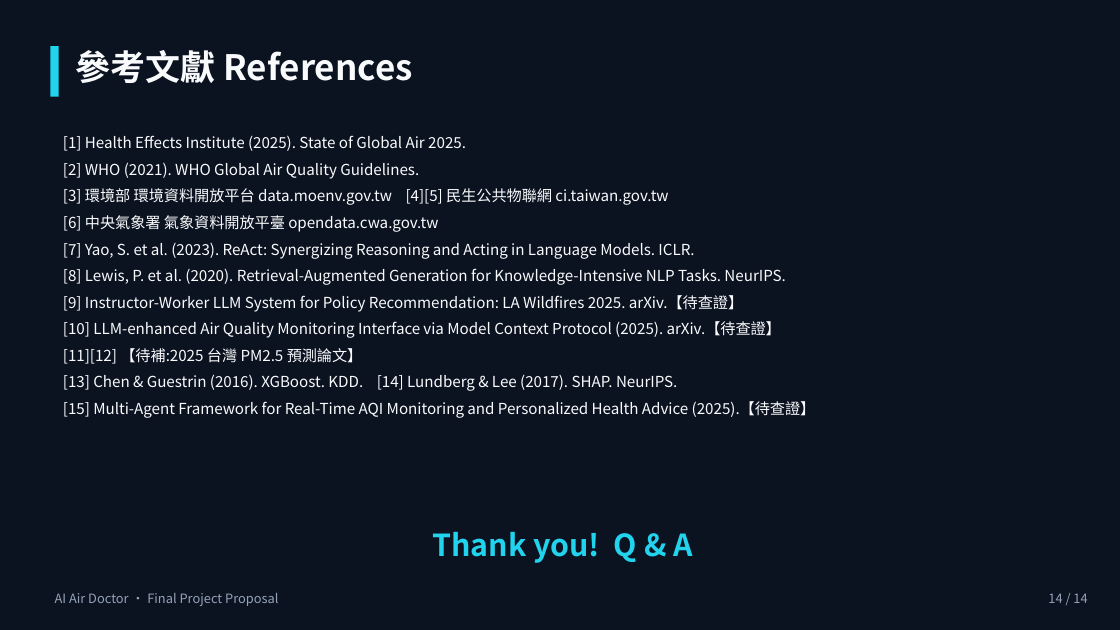
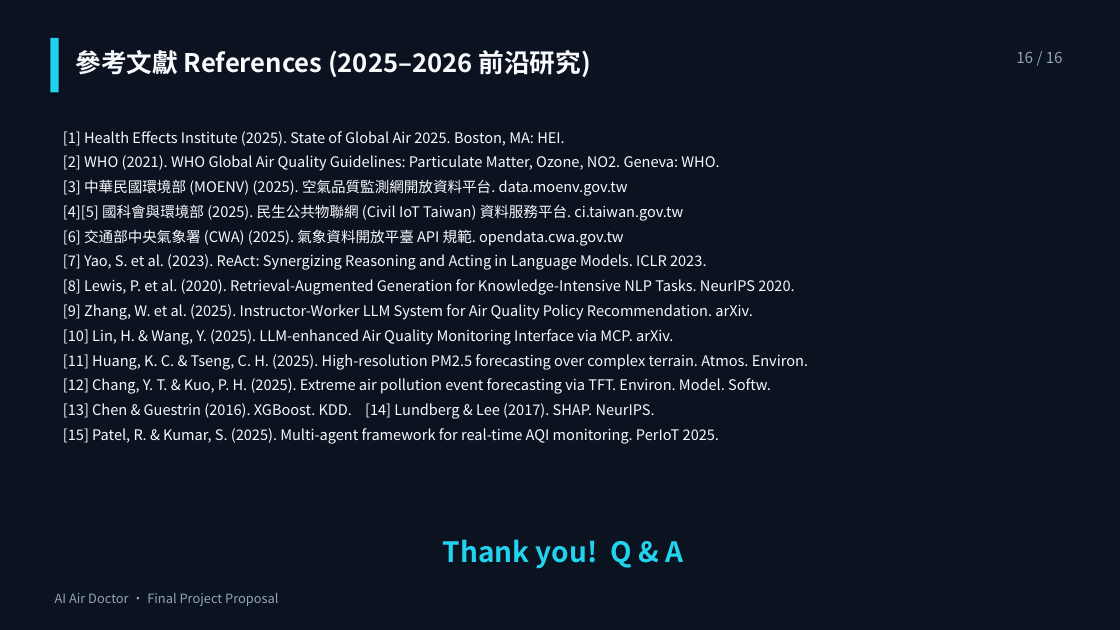
Before and after one commit to aghoniln/IOT_group_proposal, a slide deck: slide 16 of docs/Proposal_AI_Air_Doctor.pptx (slide 14 before the commit). Drawn at 1120x630 pixels with LibreOffice and Linux fonts; fonts in the diff are those of the drawing. Boxes give left, top, right and bottom in pixels: in the first picture for what was removed or moved away, otherwise in the second. Text is boxed around its words. In the diff, an @@ line names an element or a change of style, - is before the commit and + after.

```diff
--- a/docs/Proposal_AI_Air_Doctor.pptx
+++ b/docs/Proposal_AI_Air_Doctor.pptx
@@ background #0B1220 to #FFFFFF @@
@@ rectangle added at [0, 0, 1120, 630], fill #0B1220 @@
@@ rectangle: place and size @@
-rectangle at [50, 46, 59, 97]
+rectangle at [50, 38, 59, 92]
@@ rectangle at [50, 38, 59, 92]: shadow on @@
@@ text at [76, 50, 591, 77]: text changed; size 30 to 22 pt @@
-參考文獻 References
+參考文獻 References (2025–2026 前沿研究)
@@ text added at [1016, 51, 1063, 63], 13 pt, text #94A3B8 @@
+16 / 16
@@ text at [63, 131, 808, 394]: text changed; size 13 to 12.5 pt @@
-[1] Health Effects Institute (2025). State of Global Air 2025.
-[2] WHO (2021). WHO Global Air Quality Guidelines.
-[3] 環境部 環境資料開放平台 data.moenv.gov.tw [4][5] 民生公共物聯網 ci.taiwan.gov.tw
-[6] 中央氣象署 氣象資料開放平臺 opendata.cwa.gov.tw
-[7] Yao, S. et al. (2023). ReAct: Synergizing Reasoning and Acting in Language Models. ICLR.
-[8] Lewis, P. et al. (2020). Retrieval-Augmented Generation for Knowledge-Intensive NLP Tasks. NeurIPS.
-[9] Instructor-Worker LLM System for Policy Recommendation: LA Wildfires 2025. arXiv.【待查證】
-[10] LLM-enhanced Air Quality Monitoring Interface via Model Context Protocol (2025). arXiv.【待查證】
-[11][12] 【待補:2025 台灣 PM2.5 預測論文】
+[1] Health Effects Institute (2025). State of Global Air 2025. Boston, MA: HEI.
+[2] WHO (2021). WHO Global Air Quality Guidelines: Particulate Matter, Ozone, NO2. Geneva: WHO.
+[3] 中華民國環境部 (MOENV) (2025). 空氣品質監測網開放資料平台. data.moenv.gov.tw
+[4][5] 國科會與環境部 (2025). 民生公共物聯網 (Civil IoT Taiwan) 資料服務平台. ci.taiwan.gov.tw
+[6] 交通部中央氣象署 (CWA) (2025). 氣象資料開放平臺 API 規範. opendata.cwa.gov.tw
+[7] Yao, S. et al. (2023). ReAct: Synergizing Reasoning and Acting in Language Models. ICLR 2023.
+[8] Lewis, P. et al. (2020). Retrieval-Augmented Generation for Knowledge-Intensive NLP Tasks. NeurIPS 2020.
+[9] Zhang, W. et al. (2025). Instructor-Worker LLM System for Air Quality Policy Recommendation. arXiv.
+[10] Lin, H. & Wang, Y. (2025). LLM-enhanced Air Quality Monitoring Interface via MCP. arXiv.
+[11] Huang, K. C. & Tseng, C. H. (2025). High-resolution PM2.5 forecasting over complex terrain. Atmos. Environ.
+[12] Chang, Y. T. & Kuo, P. H. (2025). Extreme air pollution event forecasting via TFT. Environ. Model. Softw.
@@ text at [63, 403, 655, 419]: size 13 to 12.5 pt in "[13] Chen & Guestrin (2016). XGBoost. KDD. ..."; line spacing 1.2 to 1.15 @@
@@ text at [63, 428, 719, 444]: text changed; size 13 to 12.5 pt @@
-[15] Multi-Agent Framework for Real-Time AQI Monitoring and Personalized Health Advice (2025).【待查證】
+[15] Patel, R. & Kumar, S. (2025). Multi-agent framework for real-time AQI monitoring. PerIoT 2025.
@@ text "Thank you! Q & A": place and size @@
-text "Thank you! Q & A" at [432, 531, 692, 563]
+text "Thank you! Q & A" at [443, 539, 683, 569]
@@ text "Thank you! Q & A" at [443, 539, 683, 569]: size 26 to 24 pt @@
@@ text removed at [1048, 593, 1087, 603] @@
-14 / 14
```
Also in this commit, not shown: 9 other slides changed, 6 slides added, 4 slides removed, 7 other files.
